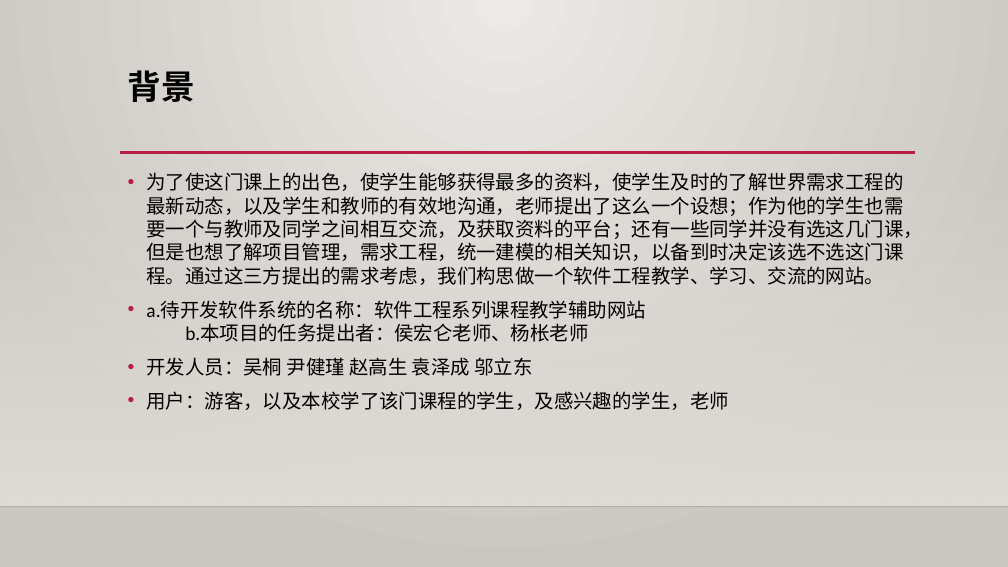
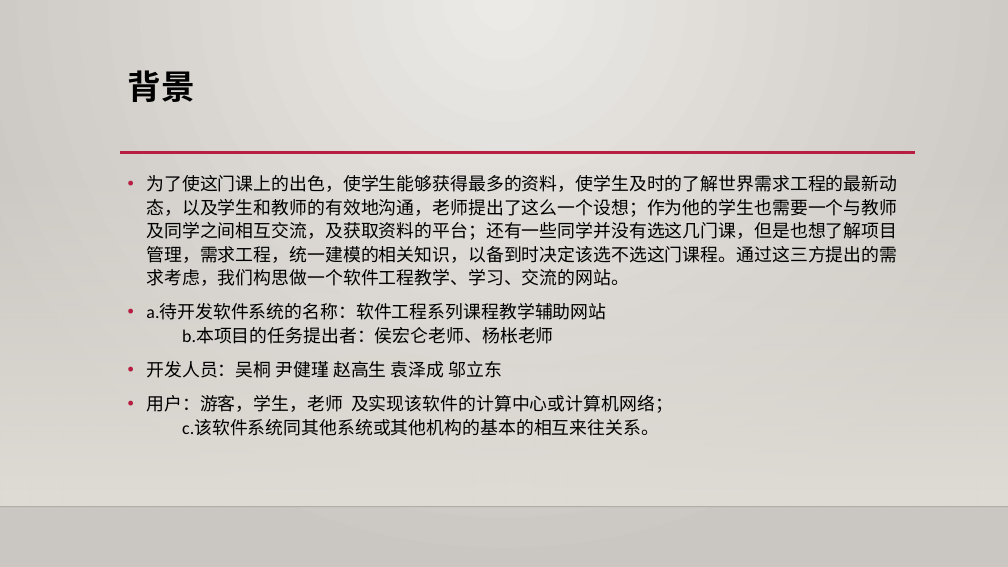
Before and after one commit to shangzhaoxiaozi/PRD-21, a slide deck: slide 4 of PRD-21-C2/非受控文档/过程文档/软件工程系列课程教学网站项目计划.pptx. Drawn at 1008x567 pixels with LibreOffice and Linux fonts; fonts in the diff are those of the drawing; background and template pictures are left out. Boxes give left, top, right and bottom in pixels: in the first picture for what was removed or moved away, otherwise in the second. Text is boxed around its words. In the diff, an @@ line names an element or a change of style, - is before the commit and + after.

```diff
--- a/PRD-21-C2/非受控文档/过程文档/软件工程系列课程教学网站项目计划.pptx
+++ b/PRD-21-C2/非受控文档/过程文档/软件工程系列课程教学网站项目计划.pptx
@@ text at bbox=[146, 175, 897, 378]: size 18.5 to 17 pt in "为了使这门课上的出色，使学生能够获得最多的资料，使学生及时的了解世界需求工程的最新动态，以及学生和教师的有效地沟通，老师 ...", "a.待开发软件系统的名称：软件工程系列课程教学辅助网站 b.本项目的任务提出者：侯宏仑老师、杨枨老师", "开发人员：吴桐 尹健瑾 赵高生 袁泽成 邬立东"; line spacing 1 to 1.1 @@
@@ text at bbox=[146, 395, 673, 436]: text changed; size 18.5 to 17 pt @@
-• 用户：游客，以及本校学了该门课程的学生，及感兴趣的学生，老师
+• 用户：游客，学生，老师 及实现该软件的计算中心或计算机网络；
+  c.该软件系统同其他系统或其他机构的基本的相互来往关系。
```
Also in this commit, not shown: 5 other slides changed, 16 other files.
